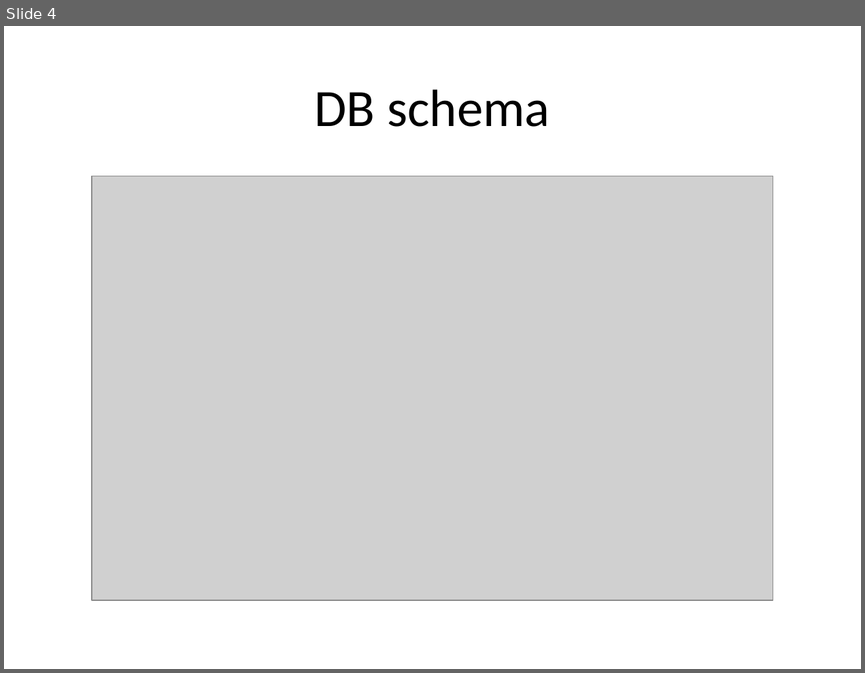
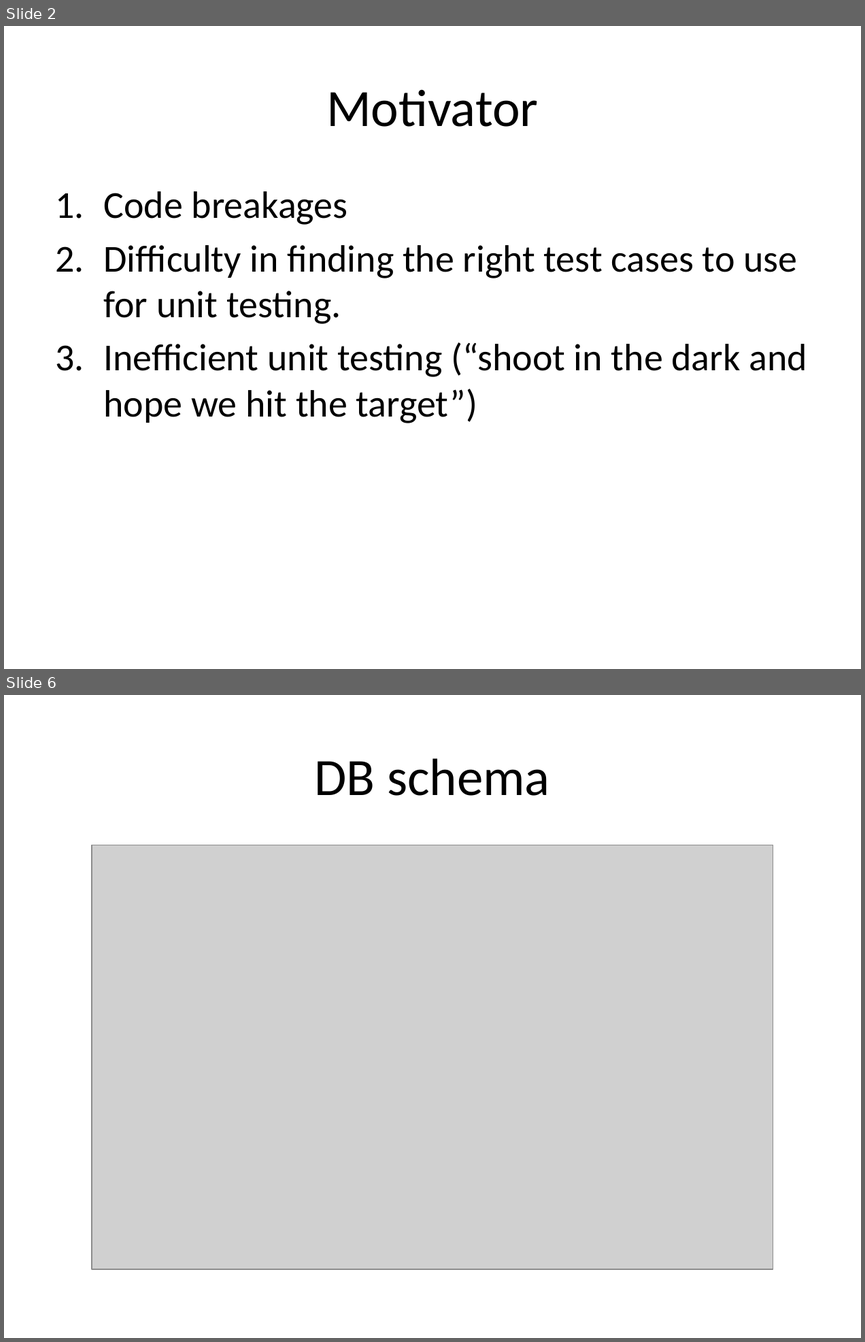
Before and after one commit to repolyo/turtle, a slide deck: docs/turtle.pptx. Shown one above the other, each under a label of ours: slide 4 before the commit, slides 2 and 6 after it; the slides between them are not shown. The pictures are 865x673 and 865x1342 pixels, drawn with LibreOffice and Linux fonts; fonts in the diff are those of the drawing; grey boxes stand for pictures. Boxes give left, top, right and bottom in pixels: in the first picture for what was removed or moved away, otherwise in the second. Text is boxed around its words. In the diff, an @@ line names an element or a change of style, - is before the commit and + after.

```diff
--- a/docs/turtle.pptx
+++ b/docs/turtle.pptx
@@ slide 2 added at [4, 26, 861, 669], background #FFFFFF @@
@@ title added at [326, 89, 538, 127], 44 pt, text #000000 @@
+Motivator
@@ text added at [103, 191, 807, 423], 32 pt, text #000000 @@
+1. Code breakages
+2. Difficulty in finding the right test cases to use for unit testing.
+3. Inefficient unit testing (“shoot in the dark and hope we hit the target”)
@@ what was slide 4 is now slide 6 @@
```
Also in this commit, not shown: 3 slides changed, 2 other slides added.
